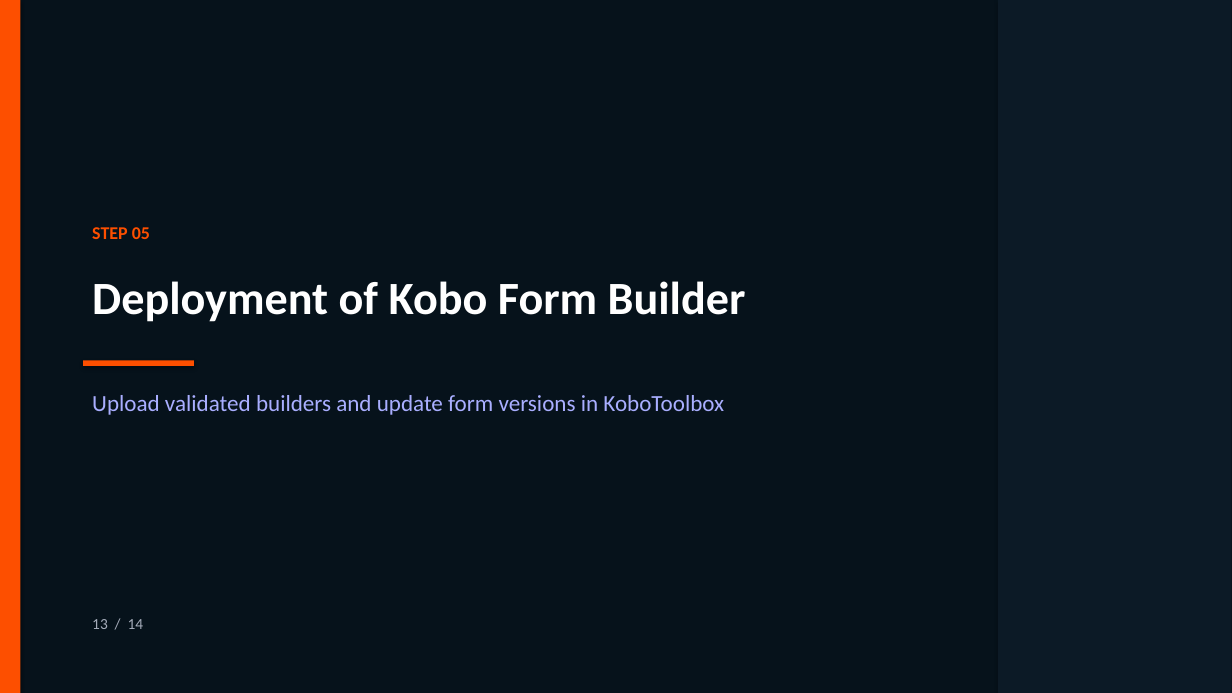
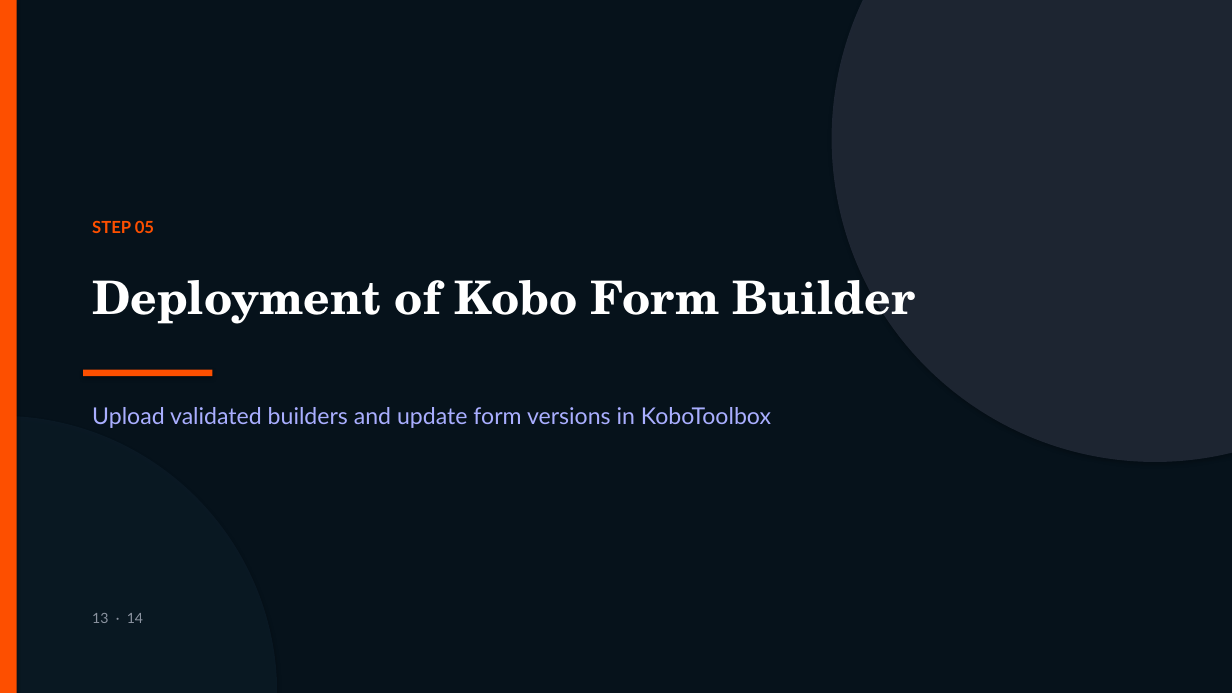
Before and after one commit to kakaijacob/Special-Operations-Schema, a slide deck: slide 13 of docs/Mentee_Mapping_SOP.pptx. Drawn at 1232x693 pixels with LibreOffice and Linux fonts; fonts in the diff are those of the drawing. Boxes give left, top, right and bottom in pixels: in the first picture for what was removed or moved away, otherwise in the second. Text is boxed around its words. In the diff, an @@ line names an element or a change of style, - is before the commit and + after.

```diff
--- a/docs/Mentee_Mapping_SOP.pptx
+++ b/docs/Mentee_Mapping_SOP.pptx
@@ ellipse added at [832, 0, 1232, 462], fill #2E3545 at 60% opacity @@
@@ rectangle removed at [998, 0, 1232, 693] @@
@@ text "STEP 05" at [92, 220, 154, 233]: size 14 to 13 pt, font Calibri to Lato @@
@@ text "Deployment of Kobo Form Builder" at [92, 280, 915, 324]: font Calibri to TeX Gyre Schola @@
@@ rectangle: place and size @@
-rectangle at [83, 360, 194, 366]
+rectangle at [83, 370, 213, 376]
@@ ellipse added at [0, 416, 277, 693], fill #0C1C28 at 75% opacity @@
@@ text "Upload validated builders and update ...": place and size @@
-text "Upload validated builders and update ..." at [92, 395, 724, 415]
+text "Upload validated builders and update ..." at [92, 407, 771, 428]
@@ text "Upload validated builders and update ..." at [92, 407, 771, 428]: font Calibri to Lato @@
@@ text at [92, 613, 143, 623]: text changed; size 12 to 11 pt; font Calibri to Lato; text colour #A5ACBA to #8B93A0 @@
-13 / 14
+13 · 14
```
Also in this commit, not shown: 13 other slides changed, 8 other files.
